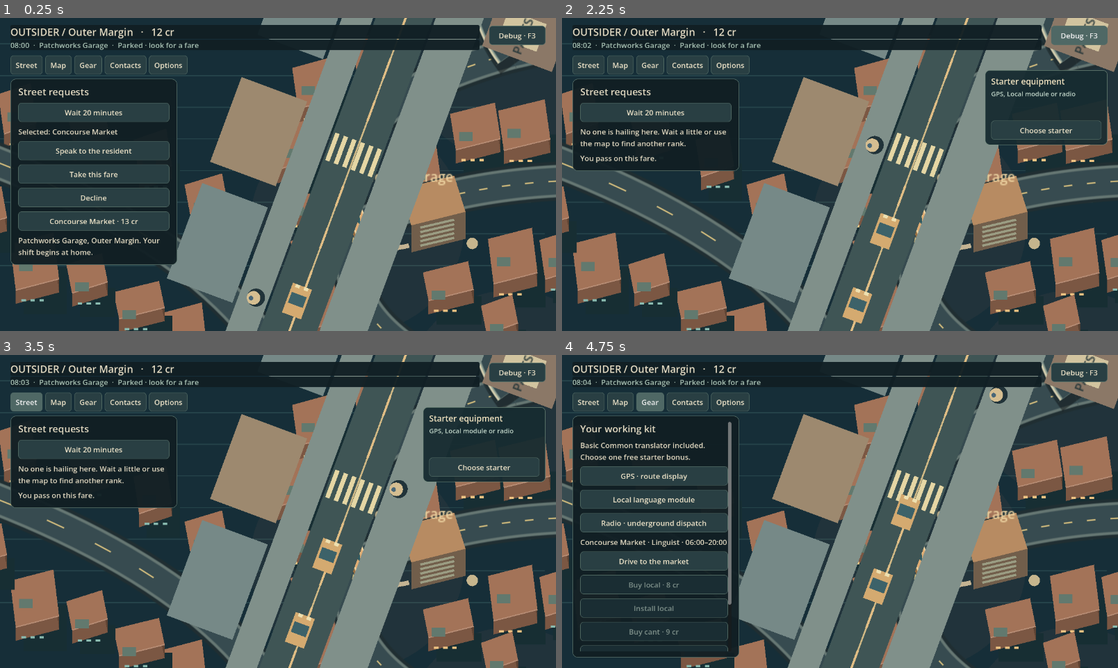
Above: before the commit, frames 1-4 (two rows, left to right).
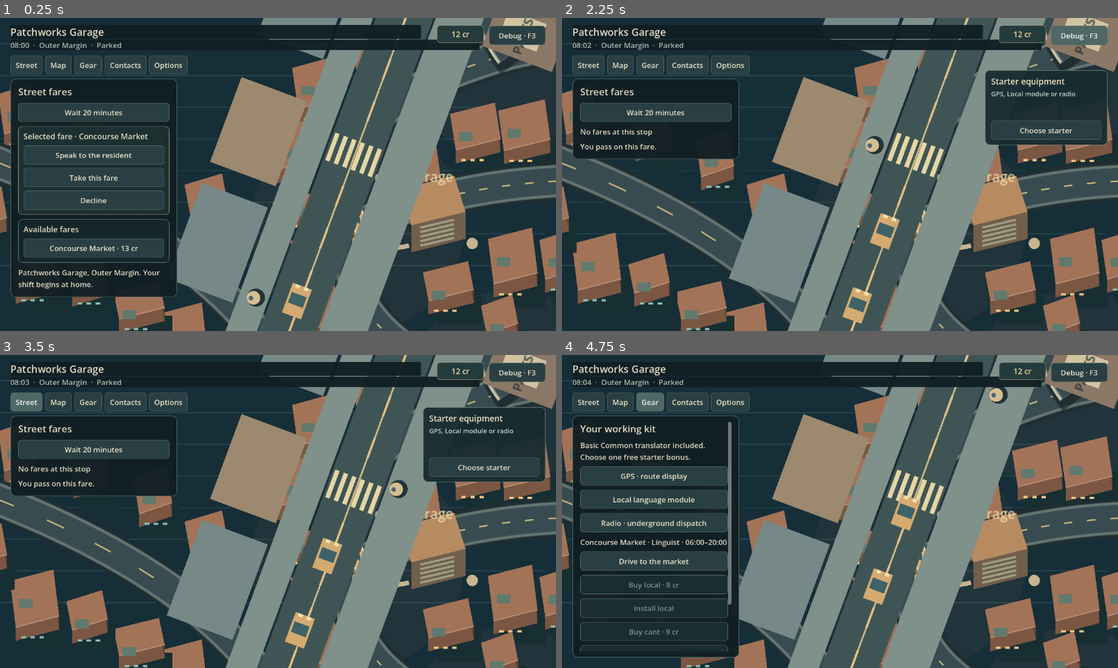
Above: after the commit, the same moments.

Repository: MohamedXIV/outsider-driver-2d
Game: Godot game, scene res://scenes/sandbox.tscn
The game is run twice, just before and just after one commit, with the same random seed, the same clock (stepped at 60 frames per second) and the same inputs.
Inputs:
- Up to frame 1 (0.25 s): no input
- Up to frame 2 (2.25 s): click "Debug · F3" at 0.5 s; click "Decline" at 1.25 s; click "Player · F3" at 2 s
- Up to frame 3 (3.5 s): click "Street" at 2.75 s
- Up to frame 4 (4.75 s): click "Map" at 3.5 s; click "Gear" at 4.25 s

The runs differ from the first frame. In frame 1, 8.3% of the frame differs, in the area x 1-87%, y 2-90%; in frame 2, 2.1%; in frame 3, 2.1%; in frame 4, 0.9%.

Commit message:
UI: separate cab telemetry from wallet and group source-backed street fares (#50)

Diff:
--- a/scripts/sandbox/sandbox_player_ui.gd
+++ b/scripts/sandbox/sandbox_player_ui.gd
@@ -8,6 +8,7 @@
 var root: Control
 var _header: Label
 var _hint: Label
+var _wallet: Label
 var _body: VBoxContainer
 var _panel: PanelContainer
 var _scroll: ScrollContainer
@@ -55,6 +56,18 @@
 	root.theme=theme
 	_header=Label.new();root.add_child(_header);_header.position=Vector2(24,16);_header.add_theme_font_size_override("font_size",23)
 	_hint=Label.new();root.add_child(_hint);_hint.position=Vector2(24,50);_hint.add_theme_color_override("font_color",Color("a9c2b4"))
+	_wallet=Label.new();_wallet.name="Wallet";root.add_child(_wallet)
+	_wallet.horizontal_alignment=HORIZONTAL_ALIGNMENT_CENTER
+	_wallet.vertical_alignment=VERTICAL_ALIGNMENT_CENTER
+	_wallet.mouse_filter=Control.MOUSE_FILTER_IGNORE
+	_wallet.add_theme_font_size_override("font_size",18)
+	_wallet.add_theme_color_override("font_color",Color("eed6a6"))
+	var wallet_finish: StyleBoxFlat=StyleBoxFlat.new()
+	wallet_finish.bg_color=Color("253b3b")
+	wallet_finish.border_color=Color("a29474")
+	wallet_finish.set_border_width_all(1)
+	wallet_finish.set_corner_radius_all(6)
+	_wallet.add_theme_stylebox_override("normal",wallet_finish)
 	# World place labels must not compete with the status text behind the HUD.
 	var status_style: StyleBoxFlat=StyleBoxFlat.new();status_style.bg_color=panel_style.bg_color
 	status_style.set_corner_radius_all(4)
@@ -86,6 +99,10 @@
 	# The unused third cell of the second compact tab row keeps the mode
 	# toggle accessible without covering the status line in either locale.
 	_mode.position=Vector2(area.x-154,136 if area.x<600 else 18)
+	# Cab instrument grouping: district/location and trip telemetry are
+	# distinct from the money counter and the explicit developer toggle.
+	_wallet.position=Vector2(area.x-132 if area.x<600 else area.x-274,17)
+	_wallet.size=Vector2(108,40)
 	_body.custom_minimum_size.x=minf(380,area.x-48)-40
 	for child in _body.get_children():
 		if child is Label: child.custom_minimum_size.x=_body.custom_minimum_size.x
@@ -102,8 +119,8 @@
 	_guide.size=Vector2(282,_guide.get_combined_minimum_size().y)
 	_guide.visible=false # sync() decides if cross-tab guidance is actionable
 	_header.add_theme_font_size_override("font_size",20 if area.x<600 else 23)
-	_header.size.x=area.x-48 if area.x<600 else area.x-200
-	_hint.size.x=_header.size.x
+	_header.size.x=area.x-173 if area.x<600 else area.x-335
+	_hint.size.x=area.x-48 if area.x<600 else area.x-200
 	_header.clip_text=true;_hint.clip_text=true
 	_last_signature=""
 	call_deferred("sync");call_deferred("_fit_panel");call_deferred("_publish")
@@ -134,8 +151,11 @@
 	# neutral. This is a visual distinction, NOT semantic/moral choice coding.
 	var group_style: StyleBoxFlat=StyleBoxFlat.new()
 	var is_reply: bool=section_name=="RepliesSection"
-	group_style.bg_color=Color("1c3232") if is_reply else Color("142629")
-	group_style.border_color=Color("988c70") if is_reply else Color("607a73")
+	var is_selected: bool=section_name=="SelectedFareSection"
+	group_style.bg_color=Color("1c3232") if is_reply else (
+		Color("1c3031") if is_selected else Color("142629"))
+	group_style.border_color=Color("988c70") if is_reply else (
+		Color("a09170") if is_selected else Color("607a73"))
 	group_style.set_border_width_all(1)
 	group_style.border_width_top=2 if is_reply else 1
 	group_style.set_corner_radius_all(9)
@@ -190,7 +210,7 @@
 func sync() -> void:
 	if controller==null: return
 	controller.get_node("HUD").visible=debug_mode
-	_panel.visible=not debug_mode;_tabs.visible=not debug_mode;_header.visible=not debug_mode;_hint.visible=not debug_mode
+	_panel.visible=not debug_mode;_tabs.visible=not debug_mode;_header.visible=not debug_mode;_hint.visible=not debug_mode;_wallet.visible=not debug_mode
 	_mode.text=trp("Player · F3","اللعب · F3") if debug_mode else trp("Debug · F3","التشخيص · F3")
 	controller._city.reduced_motion=controller._reduced_motion
 	controller._city.ui_rtl=controller._ui_locale=="ar"
@@ -203,8 +223,12 @@
 		child.text={"requests":trp("Street","الشارع"),"map":trp("Map","الخريطة"),"gear":trp("Gear","الأجهزة"),"contacts":trp("Contacts","المعارف"),"settings":trp("Options","الخيارات")}[child.name]
 		if child.name=="requests" and world.rider_initiative.get("status","")=="pending":
 			child.text+=" •"
-	_header.text=trp("OUTSIDER / ","غريب / ")+SandboxCityData.REGIONS[SandboxRoads.district_for(world.player_district)]["ar" if locale=="ar" else "name"]+"   ·   %d cr"%world.credits
-	_hint.text="%02d:%02d  ·  %s  ·  %s"%[(world.minute%1440)/60,world.minute%60,place(world.player_district),trp("On the road · %dm remaining","على الطريق · المتبقي %d د")%world.remaining_minutes if world.is_travelling() else trp("Parked · look for a fare","متوقف · ابحث عن راكب")]
+	var region_name: String=str(SandboxCityData.REGIONS[
+		SandboxRoads.district_for(world.player_district)]["ar" if locale=="ar" else "name"])
+	_header.text=place(world.player_district)
+	_wallet.text="%d cr"%world.credits # Technical unit only; fiction currency still undecided.
+	var travel_state: String=trp("En route · %dm","في الطريق · %d د")%world.remaining_minutes if world.is_travelling() else trp("Parked","متوقف")
+	_hint.text="%02d:%02d  ·  %s  ·  %s"%[(world.minute%1440)/60,world.minute%60,region_name,travel_state]
 	if world.risk>0: _hint.text+=trp(" · Attention %d"," · الانتباه %d")%world.risk
 	var conversation: SandboxConversation=controller._conversation
 	var speaker: Dictionary={}
@@ -310,32 +334,36 @@
 				_button("talk",trp("Talk","تحدث"),_call.bind("_on_talk"))
 				_end_button_group()
 		else:
-			_label(trp("Street requests","طلبات الشارع"),true)
-			# Keep the time control above the autonomous offer list. Offers can
-			# expire between pointer-down and delivery; moving Wait underneath
-			# those rows made a legitimate click hit empty space instead.
+			_label(trp("Street fares","توصيلات الشارع"),true)
+			# Keep Wait immediately below this stable heading. Demand changes
+			# must never relocate its live pointer target mid-click.
 			_button("wait",trp("Wait 20 minutes","انتظر ٢٠ دقيقة"),_call.bind("_on_wait"))
-			# Do not put dynamic offer-dependent guidance above Wait: its
-			# physical hit target must stay stable while autonomous offers expire.
-			if area.x<820:
-				_label(str(objective["title"])+" · "+str(objective["detail"]))
 			var chosen: Dictionary=world.offer_by_id(controller._selected_id)
 			if not chosen.is_empty() and chosen["origin"]==world.player_district:
-				_label(trp("Selected: ","المحدد: ")+place(str(chosen["destination"])))
+				_begin_button_group(trp("Selected fare","التوصيلة المحددة")+" · "+
+					place(str(chosen["destination"])),"SelectedFareSection")
 				_button("talk",trp("Speak to the resident","تحدث مع المقيم"),_call.bind("_on_talk"))
 				_button("accept",trp("Take this fare","اقبل التوصيلة"),_call.bind("_on_accept"),chosen["channel"]=="official")
 				_button("decline",trp("Decline","ارفض"),_call.bind("_on_decline"))
-			var count: int=0
+				_end_button_group()
+			var local_offers: Array=[]
 			for offer in world.open_offers():
-				if offer["origin"]!=world.player_district: continue
-				count+=1
-				_button("fare_"+str(offer["id"]),"%s · %d cr%s"%[place(str(offer["destination"])),offer["fare"],trp(" · licensed"," · مرخص") if offer["channel"]=="official" else ""],_local_select.bind(str(offer["id"])))
-			if count==0: _label(trp("No one is hailing here. Wait a little or use the map to find another rank.","لا أحد يطلب توصيلة هنا. انتظر قليلًا أو اتجه إلى موقف آخر على الخريطة."))
+				if offer["origin"]==world.player_district: local_offers.append(offer)
+			if not local_offers.is_empty():
+				_begin_button_group(trp("Available fares","التوصيلات المتاحة"),"FaresSection")
+				for offer in local_offers:
+					_button("fare_"+str(offer["id"]),
+						"%s · %d cr%s"%[place(str(offer["destination"])),offer["fare"],
+						trp(" · licensed"," · مرخص") if offer["channel"]=="official" else ""],
+						_local_select.bind(str(offer["id"])))
+				_end_button_group()
+			else:
+				_label(trp("No fares at this stop","لا توجد توصيلات في هذا الموقف"))
 		_label(controller._notice_text)
 	elif tab=="map":
 		_label(trp("The charter port","مدينة الميناء"),true)
 		var map: SandboxMapView=SandboxMapView.new();map.world=world;map.locale=locale;map.selected=_map_selected;_body.add_child(map);map.stop_selected.connect(_map_pick)
-		_label(trp("Bright rings show currently visible requests. Select a stop. Roads connect only at marked junctions.","الحلقات المضيئة تشير إلى الطلبات المتاحة. اختر موقفًا. تتصل الطرق عند التقاطعات المحددة فقط."))
+		_label(trp("Rings: available fares · Lines: connected roads","الحلقات: التوصيلات المتاحة · الخطوط: الطرق المتصلة"))
 		var picker: OptionButton=OptionButton.new();picker.custom_minimum_size.y=44;_body.add_child(picker);_actions["destination"]=picker;picker.pressed.connect(_ack)
 		for stop in SandboxRoads.DISTRICTS:
 			picker.add_item(place(stop));picker.set_item_metadata(picker.item_count-1,stop)
--- a/tests/test_player_guidance_scene.gd
+++ b/tests/test_player_guidance_scene.gd
@@ -14,6 +14,14 @@
 	# not obscure a large section of the city when its target tab is current.
 	assert(not guide.visible)
 	assert(guide.title_label.text.length()>0)
+	# Status is a small instrument cluster, not an all-in-one debug ticker.
+	assert(ui._header.text==ui.place(scene._world.player_district))
+	assert(not ui._header.text.contains("OUTSIDER"))
+	assert(ui._wallet.text=="%d cr"%scene._world.credits)
+	assert(not ui._wallet.get_global_rect().intersects(ui._header.get_global_rect()))
+	assert(not ui._wallet.get_global_rect().intersects(ui._mode.get_global_rect()))
+	assert(ui._actions.has("wait"))
+	assert(ui._body.has_node("FaresSection"),"Real visible offers own a separate dispatch list")
 	ui._tab("settings")
 	for frame in range(3): await process_frame
 	assert(guide.visible,"Guide should reappear when its action opens a different tab")
@@ -114,6 +122,8 @@
 	assert(ui._panel.position.y>=380,"Compact bottom sheet should leave visible city under the tabs")
 	assert(ui._panel.size.y<=760*0.46+1.0,
 		"Compact UI should not expand over the native world when requests change")
+	assert(not ui._wallet.get_global_rect().intersects(ui._header.get_global_rect()),
+		"Compact wallet must not obscure the stop name")
 	assert(ui._actions.has("wait") or scene._world.is_travelling())
 	var wait_point: Vector2=ui._actions["wait"].get_global_rect().get_center()
 	assert(wait_point.y>=ui._panel.position.y)
@@ -123,10 +133,9 @@
 	ui.sync()
 	for frame in range(3): await process_frame
 	assert(wait_point.distance_to(ui._actions["wait"].get_global_rect().get_center())<1.0)
-	assert(ui._body.get_children().any(func(child: Node)->bool:
-		return child is Label and str(child.text).contains(str(
-			SandboxPlayerGuidance.describe(scene._world,"ar",scene._selected_id,
-				scene._conversation!=null)["title"]))))
+	assert(ui._body.has_node("FaresSection") or not scene._world.open_offers().any(
+		func(offer: Dictionary)->bool: return offer.get("origin","")==scene._world.player_district),
+		"Compact dispatch presents real fares instead of redundant narrator hints")
 	ui.toggle_debug();assert(not guide.visible)
 	ui.toggle_debug();assert(not guide.visible)
 	assert(scene._world.snapshot()==before,"Presentation never mutates the world")
Not shown, changed: docs/PLAYER_PRESENTATION_DNA.md
